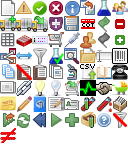
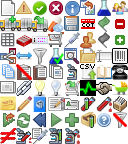
Revision of a layered (128, 144) image; what changed, layer by layer:
removed layer "data diff" over [0, 128, 16, 144]
removed layer "Security_16x16.png" over [49, 17, 63, 31]
removed layer "path_review_16x16.png" over [67, 64, 77, 80]
renamed "Background" to "16x16.png", painted on it over [0, 16, 80, 144]
